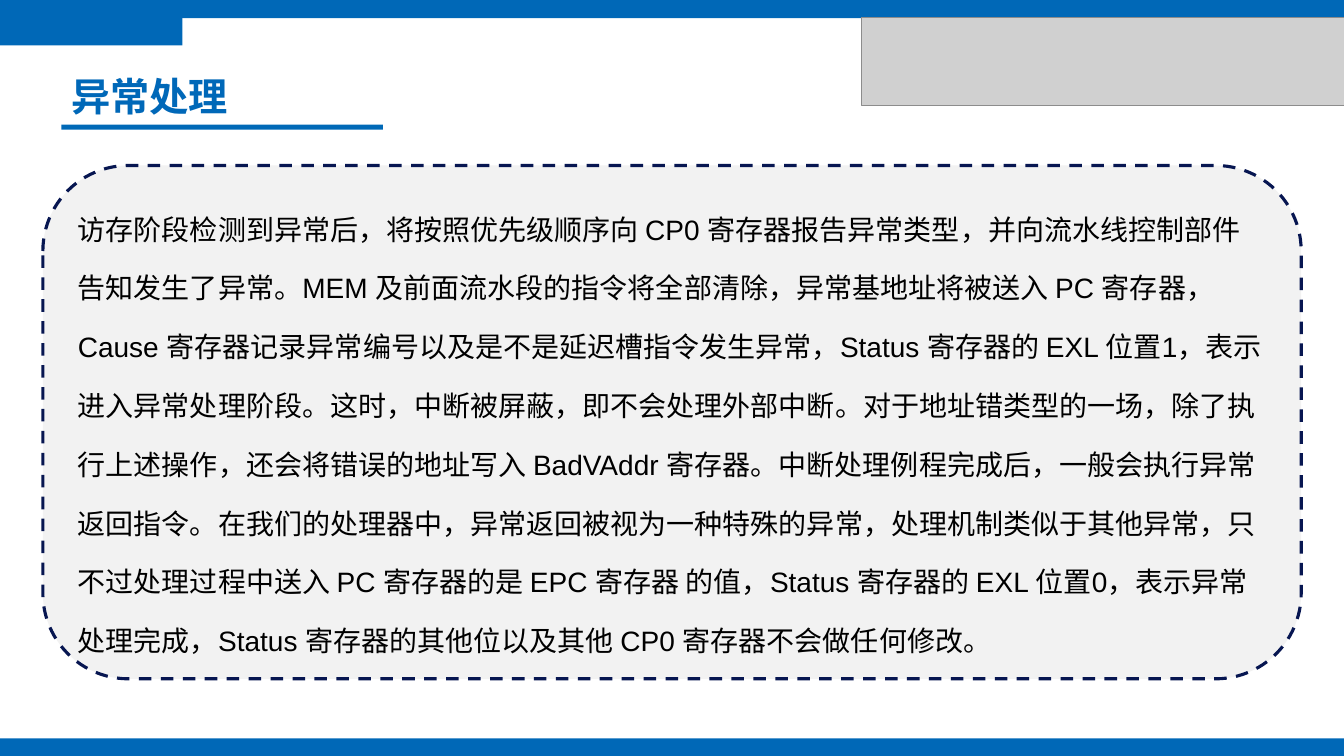
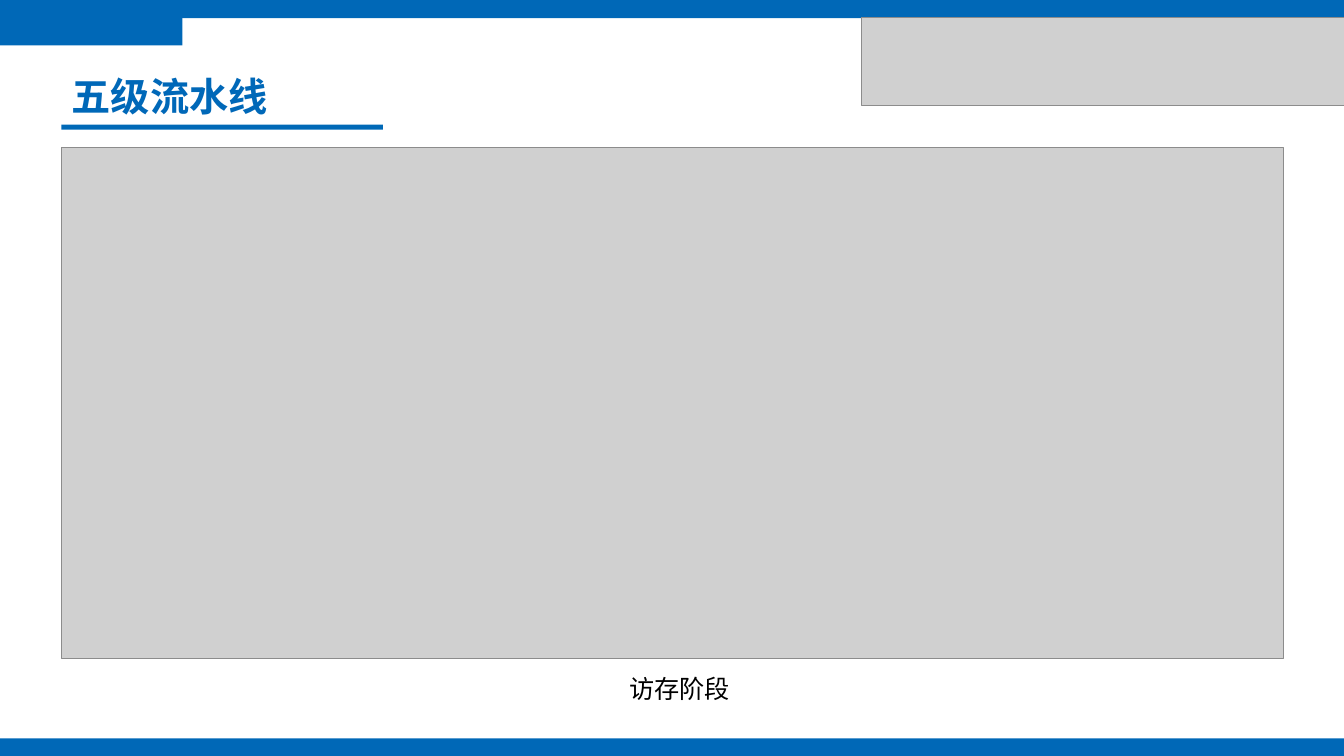
Before and after one commit to KuangjuX-Archived/SimpleMIPS, a slide deck: slide 12 of report/14组-体系结构答辩.pptx (slide 13 before the commit). Drawn at 1344x756 pixels with LibreOffice and Linux fonts; fonts in the diff are those of the drawing; grey boxes stand for pictures. Boxes give left, top, right and bottom in pixels: in the first picture for what was removed or moved away, otherwise in the second. Text is boxed around its words. In the diff, an @@ line names an element or a change of style, - is before the commit and + after.

```diff
--- a/report/14组-体系结构答辩.pptx
+++ b/report/14组-体系结构答辩.pptx
@@ text at [72,77,268,115]: text changed @@
-异常处理
+五级流水线
@@ picture added at [62,148,1285,658] @@
@@ rounded rectangle removed at [42,165,1301,679] @@
-访存阶段检测到异常后，将按照优先级顺序向 CP0 寄存器报告异常类型，并向流水线控制部件告知发生了异常。MEM 及前面流水段的指令将全部清除，异常基地址将被送入 PC 寄存器， Cause 寄存器记录异常编号以及是不是延迟槽指令发生异常，Status 寄存器的 EXL 位置1，表示进入异常处理阶段。这时，中断被屏蔽，即不会处理外部中断。对于地址错类型的一场，除了执行上述操作，还会将错误的地址写入 BadVAddr 寄存器。中断处理例程完成后，一般会执行异常返回指令。在我们的处理器中，异常返回被视为一种特殊的异常，处理机制类似于其他异常，只不过处理过程中送入 PC 寄存器的是 EPC 寄存器 的值，Status 寄存器的 EXL 位置0，表示异常处理完成，Status 寄存器的其他位以及其他 CP0 寄存器不会做任何修改。
@@ text added at [629,676,730,700], 18 pt, text #000000 @@
+访存阶段
```
Also in this commit, not shown: 7 other slides changed, 1 slide added, 1 slide removed.
